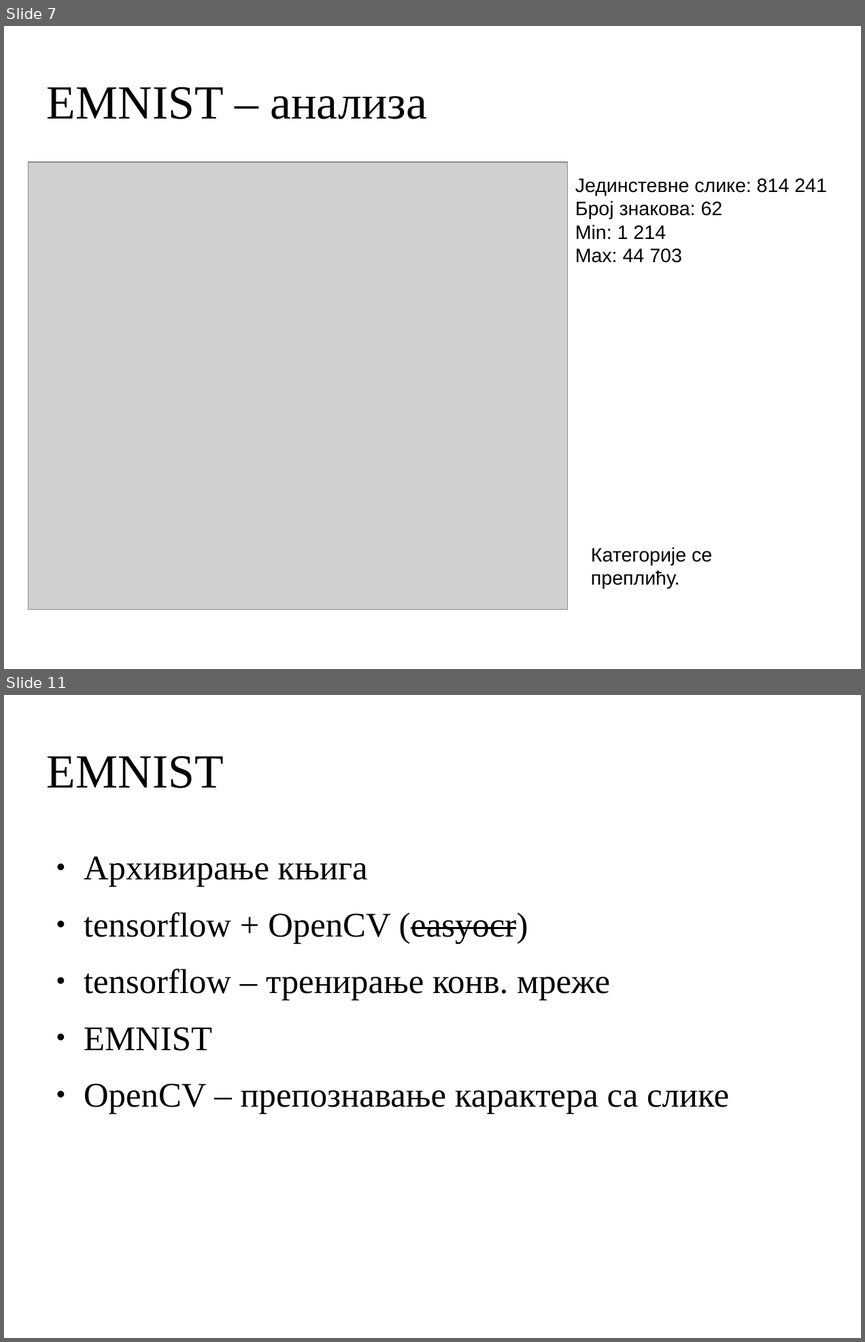
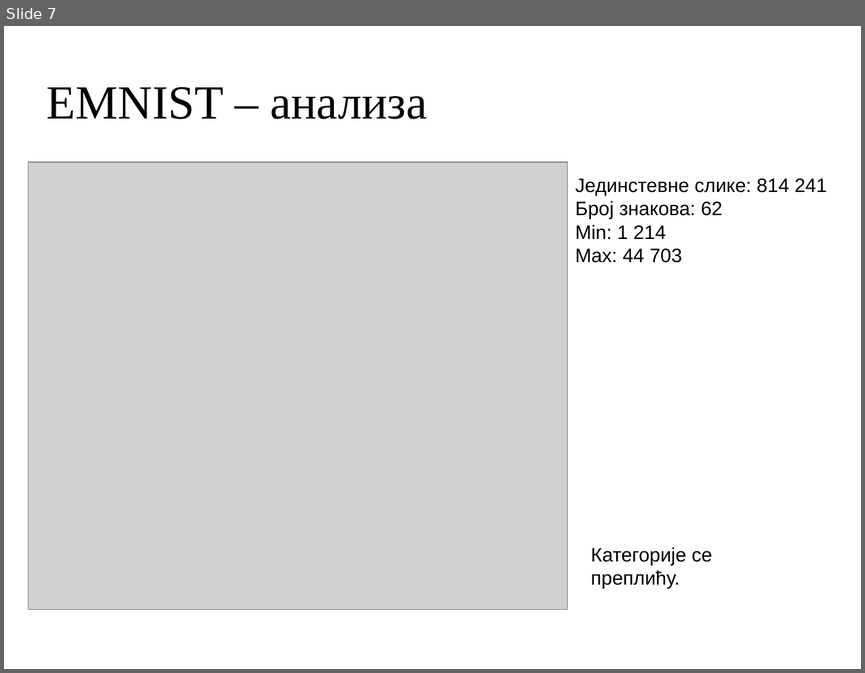
Before and after one commit to MihailoVukorep/mitnop_proj, a slide deck: docs/presentation.odp. Shown one above the other, each under a label of ours: slides 7 and 11 before the commit, slide 7 after it; the slides between them are not shown. The pictures are 865x1342 and 865x673 pixels, drawn with LibreOffice and Linux fonts; fonts in the diff are those of the drawing; grey boxes stand for pictures; background and template pictures are left out. Boxes give left, top, right and bottom in pixels: in the first picture for what was removed or moved away, otherwise in the second. Text is boxed around its words. In the diff, an @@ line names an element or a change of style, - is before the commit and + after.

```diff
--- a/docs/presentation.odp
+++ b/docs/presentation.odp
@@ slide 11 removed at <box>4,695,861,1338</box>, background picture (left out) @@
@@ title removed at <box>47,756,224,788</box> @@
-EMNIST
@@ text removed at <box>84,856,729,1114</box> @@
-● Архивирање књига
-● tensorflow + OpenCV (easyocr)
-● tensorflow – тренирање конв. мреже
-● EMNIST
-● OpenCV – препознавање карактера са слике
```
Also in this commit, not shown: 3 slides changed, 10 slides added, 6 other slides removed, 3 other files.
